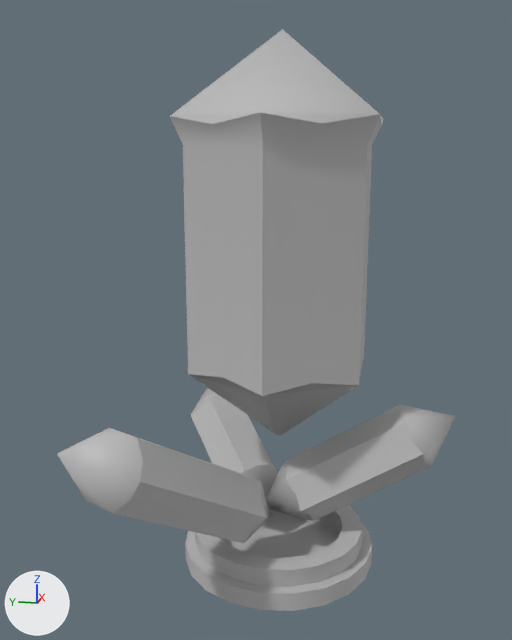
A saved change to the FBX model Assets/Models/Cristal_Gasoso.fbx.
Camera for both pictures: a 50 mm lens placed at (-0.0318, -0.0052, 0.02), pointed at (-0.0029, 0.0006, 0.0128). The axes (+X, +Y, +Z) are drawn at lower left. The lights are the same throughout. Where no turn or scale is listed for an object, it has been applied to the vertices.

In view in the first picture: 'Plataforma', 'Prisma_2', 'Prisma_3', 'Prisma_4', 'Prisma_Maior'.
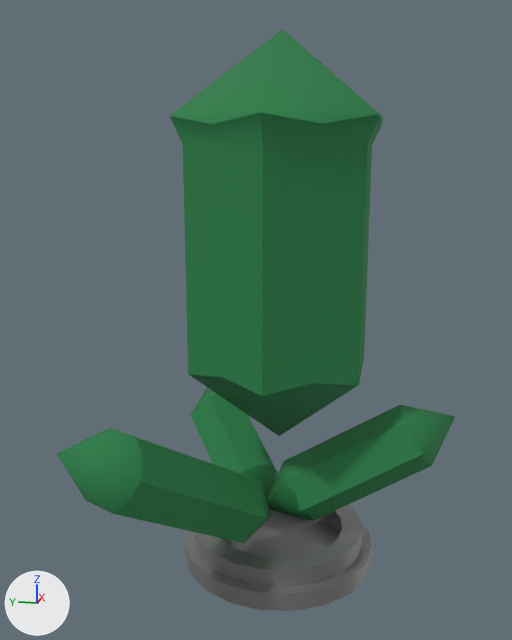
The newer file is also rescaled (x226.9), turned or shifted as a whole; pictures and numbers use the older file's frame.

Boxes [x1, y1, x2, y2] around the edits, measured in the pictures (512 x 640 px):
'Prisma_Maior', recoloured (grey to green): [170, 29, 383, 436] in both
'Prisma_3', recoloured (grey to green): [57, 428, 271, 543] in both
'Plataforma', recoloured: [185, 504, 372, 611] in both
'Prisma_4', recoloured (grey to green): [266, 405, 455, 521] in both
'Prisma_2', recoloured (grey to green): [191, 388, 278, 498] in both

Diff of the bpy script that builds the scene:
```diff
--- a/Assets/Models/Cristal_Gasoso.fbx.py
+++ b/Assets/Models/Cristal_Gasoso.fbx.py
@@ mat_crystal @@
+mat_crystal = principled_material('crystal')
+mat_crystal.base_color = (0.0166, 0.24, 0.0643)  # green #238648
+mat_crystal.roughness = 0.829
+mat_crystal.alpha = 0.81
@@ mat_metal @@
+mat_metal = principled_material('metal')
+mat_metal.base_color = (0.334, 0.334, 0.334)  # grey #9c9c9c
+mat_metal.metallic = 0.81
+mat_metal.roughness = 0.525
@@ me_mesh @@
 me_mesh.from_pydata(...)  # 142 vertices, 160 faces; spans x -0.00467..0.00467, y -0.00467..0.00467, z -0.00087..0.0009
-me_mesh.materials.append(mat_lambert4)  # grey #bcbcbc
+me_mesh.materials.append(mat_metal)  # grey #9c9c9c
@@ me_mesh_001 @@
 me_mesh_001.from_pydata(...)  # 50 vertices, 48 faces; spans x -0.0023..0.0076, y -0.0034..0.0052, z -0.0071..0.0114
-me_mesh_001.materials.append(mat_lambert1)  # grey #bcbcbc
+me_mesh_001.materials.append(mat_crystal)  # green #238648
@@ me_mesh_004 @@
 me_mesh_004.from_pydata(...)  # 50 vertices, 48 faces; spans x -0.00267..0.00267, y -0.00256..0.00256, z -0.00246..0.00246
-me_mesh_004.materials.append(mat_lambert1)  # grey #bcbcbc
+me_mesh_004.materials.append(mat_crystal)  # green #238648
@@ me_mesh_003 @@
 me_mesh_003.from_pydata(...)  # 50 vertices, 48 faces; spans x -0.00501..0.00501, y -0.00319..0.00319, z -0.00361..0.00361
-me_mesh_003.materials.append(mat_lambert1)  # grey #bcbcbc
+me_mesh_003.materials.append(mat_crystal)  # green #238648
@@ me_mesh_002 @@
 me_mesh_002.from_pydata(...)  # 50 vertices, 48 faces; spans x -0.00183..0.00183, y -0.0045..0.0045, z -0.00287..0.00287
-me_mesh_002.materials.append(mat_lambert1)  # grey #bcbcbc
+me_mesh_002.materials.append(mat_crystal)  # green #238648
```
